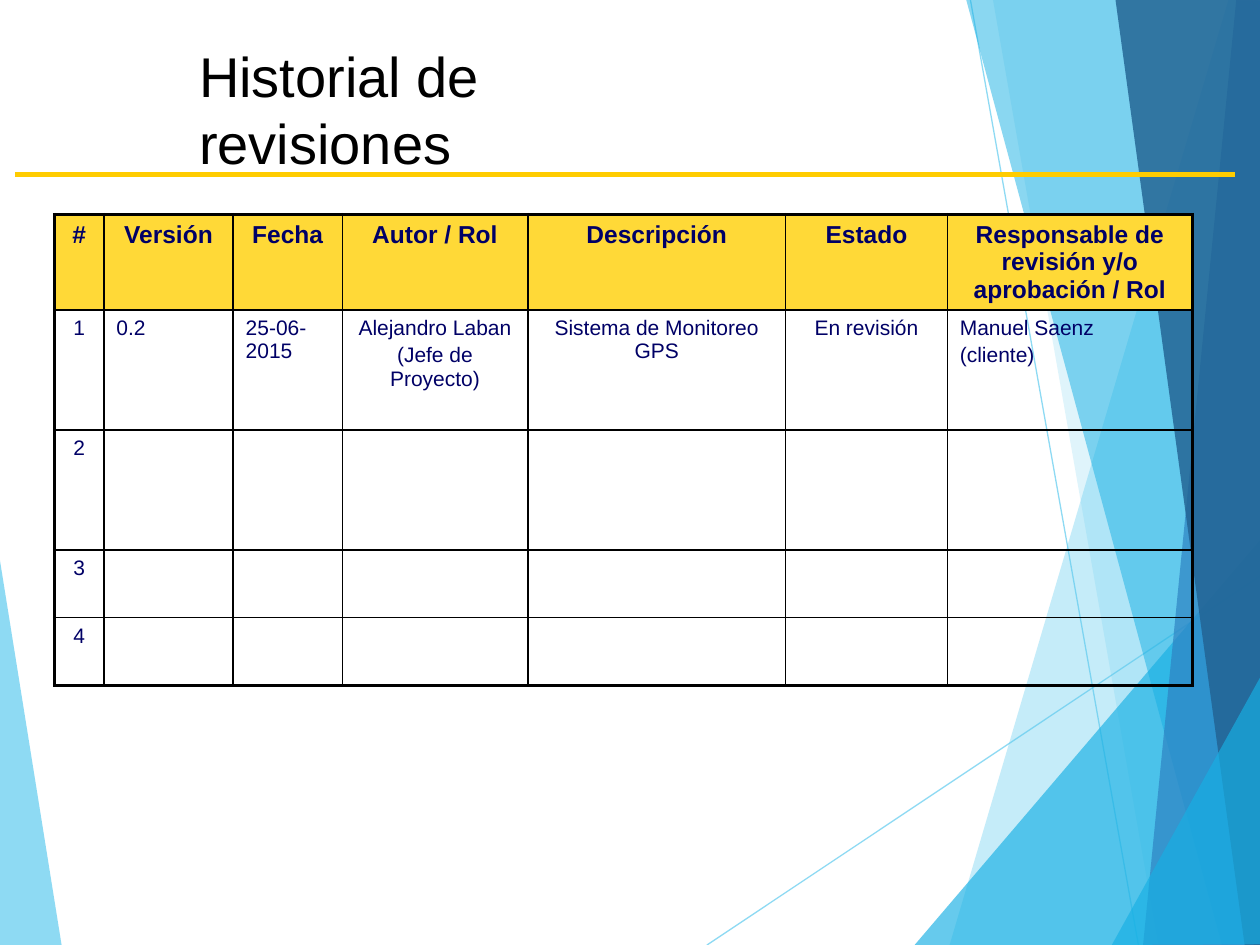
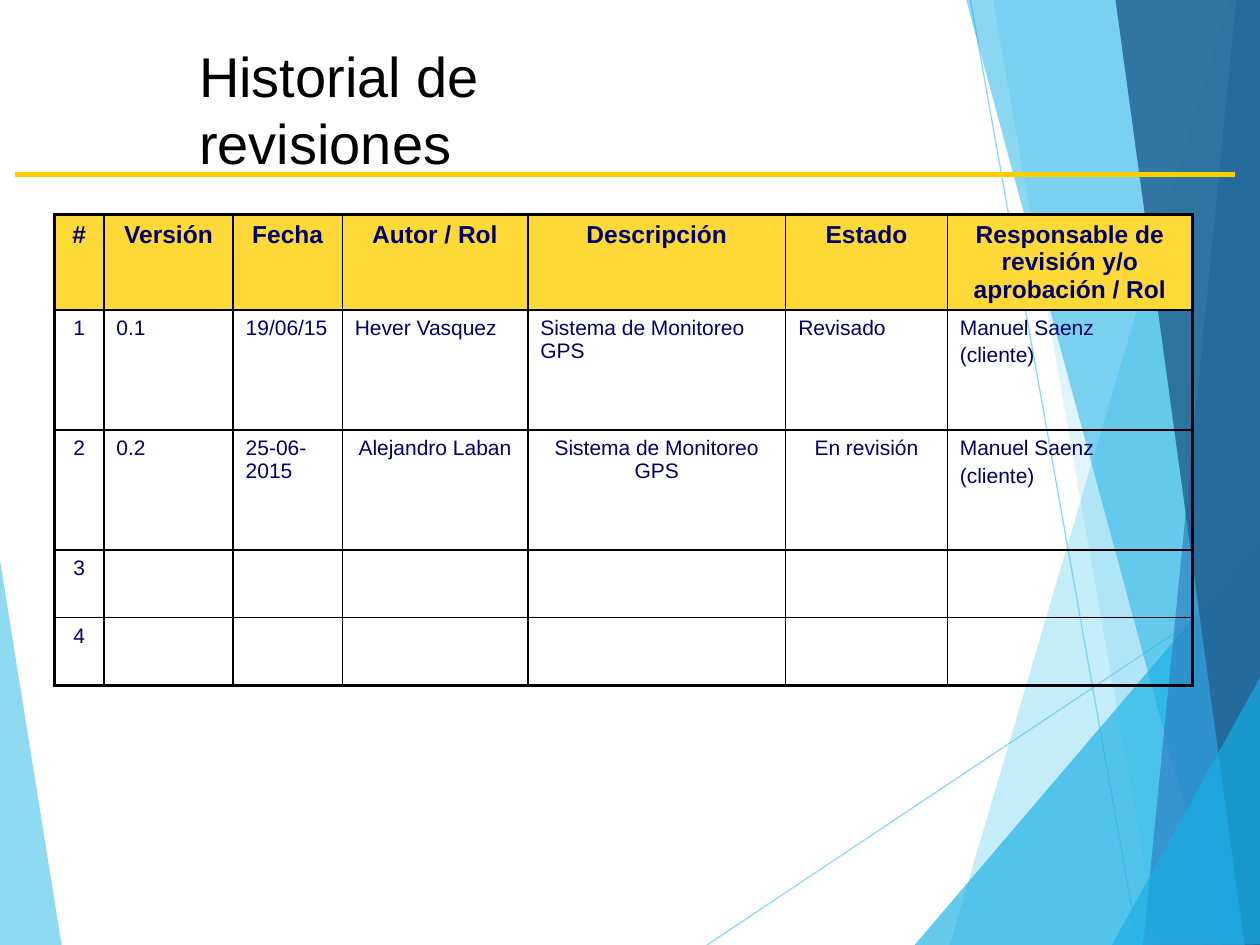
Before and after one commit to alejandro-laban/gps-tracking, a slide deck: slide 28 of Area de proceso Gestion Configuracion/PGC_0.1_2015.pptx. Drawn at 1260x945 pixels with LibreOffice and Linux fonts; fonts in the diff are those of the drawing. Boxes give left, top, right and bottom in pixels: in the first picture for what was removed or moved away, otherwise in the second. Text is boxed around its words. In the diff, an @@ line names an element or a change of style, - is before the commit and + after.

```diff
--- a/Area de proceso Gestion Configuracion/PGC_0.1_2015.pptx
+++ b/Area de proceso Gestion Configuracion/PGC_0.1_2015.pptx
@@ table at (54,214,1193,690) @@
-row 2: 1 | 0.2 | 25-06-2015 | Alejandro Laban / (Jefe de Proyecto) | Sistema de Monitoreo GPS | En revisión | Manuel Saenz / (cliente)
+row 2: 1 | 0.1 | 19/06/15 | Hever Vasquez | Sistema de Monitoreo GPS | Revisado | Manuel Saenz / (cliente)
-row 3: 2 |  |  |  |  |  | 
+row 3: 2 | 0.2 | 25-06-2015 | Alejandro Laban | Sistema de Monitoreo GPS | En revisión | Manuel Saenz / (cliente)
@@ alignment centre to left @@
```
Also in this commit, not shown: 22 other files.
